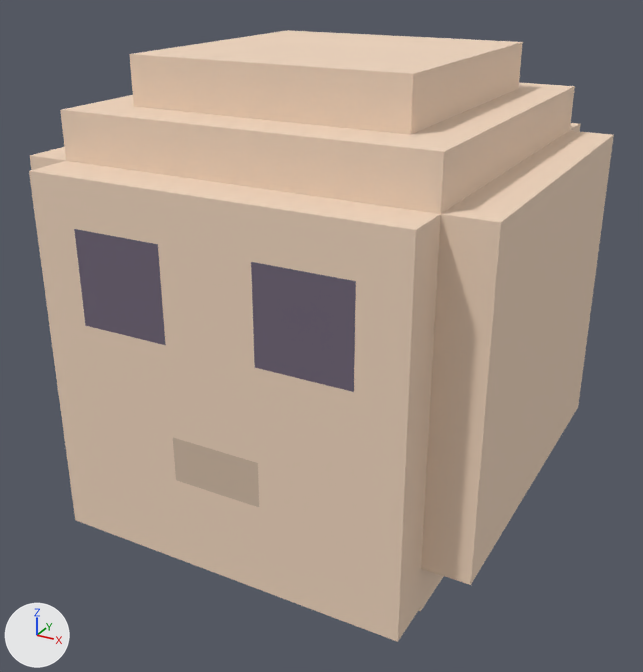
The glTF model crates/editor/assets/starter_library/models/hero.glb as it was, and as the next commit left it.
The view is the same before and after, from a camera (50 mm lens) standing at (0.2, -0.387, 1.768) and looking at (-0.012, -0.003, 1.576). The axes (+X, +Y, +Z) are drawn at lower left. The lights are the same throughout. The older version comes first. Vertices at exactly the same position are counted once.

In view in the first picture: 'geometry_0'.
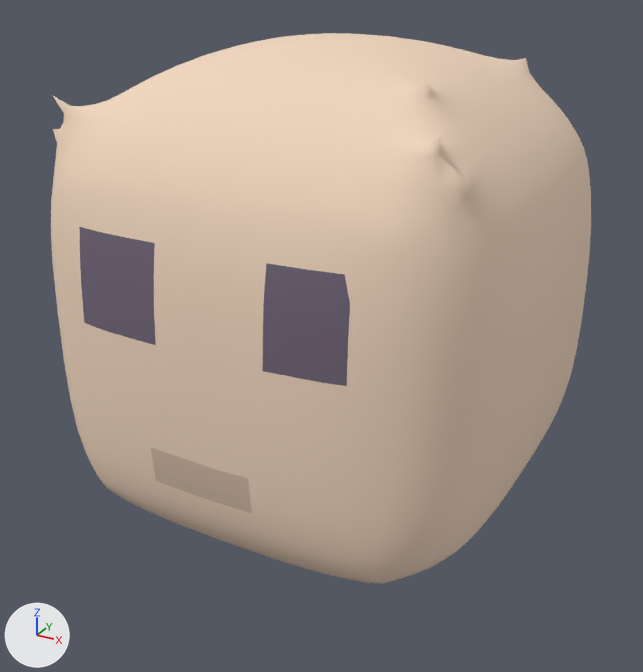
Where the change shows, as pixel boxes [x1, y1, x2, y2] in the pictures (643 x 672 px):
'geometry_0', reshaped (8% narrower, 10% shorter): before [29, 30, 614, 642]; after [51, 33, 591, 583]
part 1 of me_mesh_0, rebuilt (8% narrower, 10% shorter): before [29, 30, 614, 642]; after [51, 33, 591, 583]
part 2 of me_mesh_0, deleted (mostly hidden): before [418, 576, 444, 612]

What the commit changed:
me_mesh_0 is used by ob_geometry_0; location (0.0, 0.0, 0.0).
me_mesh_0 had 87 vertices, 124 faces and spanned x -0.116..0.109, y -0.115..0.11, z 1.403..1.724.
me_mesh_0 now has 2502 vertices, 5000 faces and spans x -0.122..0.115, y -0.122..0.116, z 1.403..1.73.
me_mesh_0 part 1: the loose piece of 63 vertices spanning x -0.116..0.109, y -0.115..0.11, z 1.499..1.724 is rebuilt with 2502 vertices and now spans x -0.122..0.115, y -0.122..0.116, z 1.403..1.73.
me_mesh_0 part 2: the loose piece of 24 vertices spanning x -0.042..0.048, y -0.011..0.079, z 1.403..1.499 is deleted.
